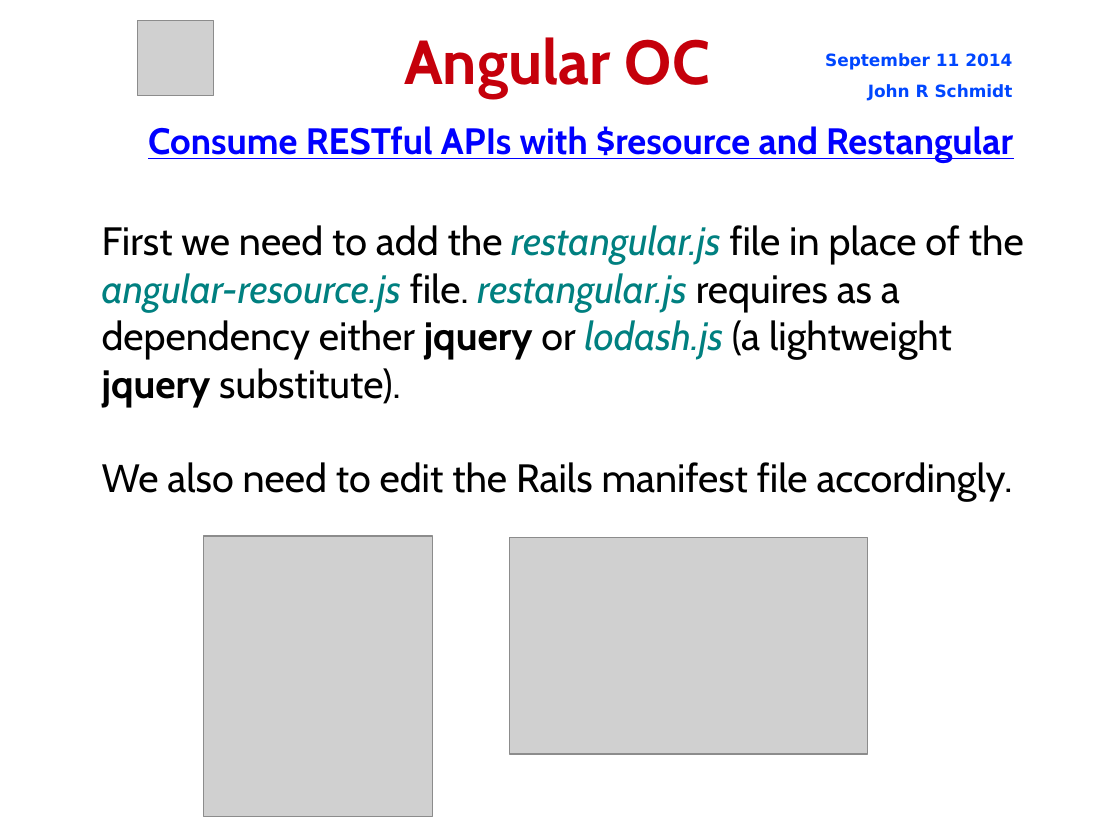
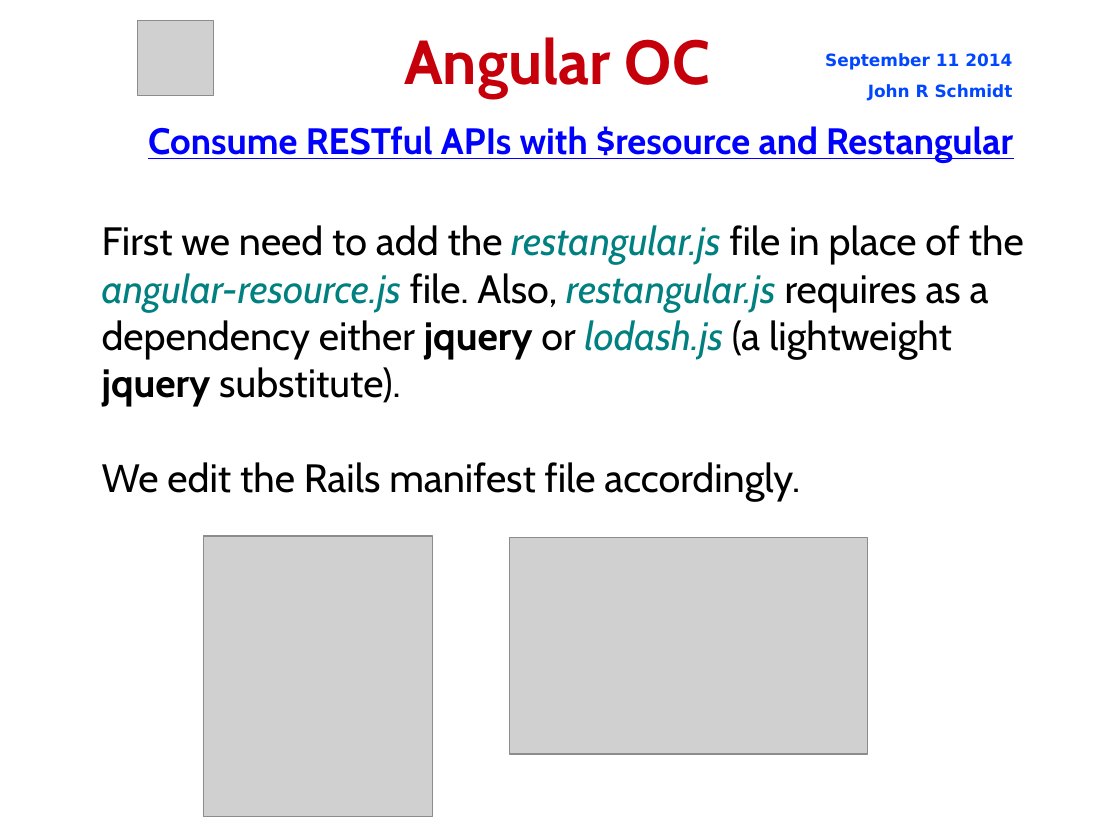
Before and after one commit to jrschmidt/fifa-angular-rest-demo, a slide deck: slide 50 of fifa.odp. Drawn at 1120x840 pixels with LibreOffice and Linux fonts; fonts in the diff are those of the drawing; grey boxes stand for pictures; background and template pictures are left out. Boxes give left, top, right and bottom in pixels: in the first picture for what was removed or moved away, otherwise in the second. Text is boxed around its words. In the diff, an @@ line names an element or a change of style, - is before the commit and + after.

Commit message:
Restangular succesfully fetches our RESTful data

```diff
--- a/fifa.odp
+++ b/fifa.odp
@@ subtitle at bbox=[102, 225, 1024, 502]: text changed @@
-First we need to add the restangular.js file in place of the angular-resource.js file. restangular.js requires as a dependency either jquery or lodash.js (a lightweight jquery substitute).
-We also need to edit the Rails manifest file accordingly.
+First we need to add the restangular.js file in place of the angular-resource.js file. Also, restangular.js requires as a dependency either jquery or lodash.js (a lightweight jquery substitute).
+We edit the Rails manifest file accordingly.
```
Also in this commit, not shown: 5 slides added, 1 other file.
